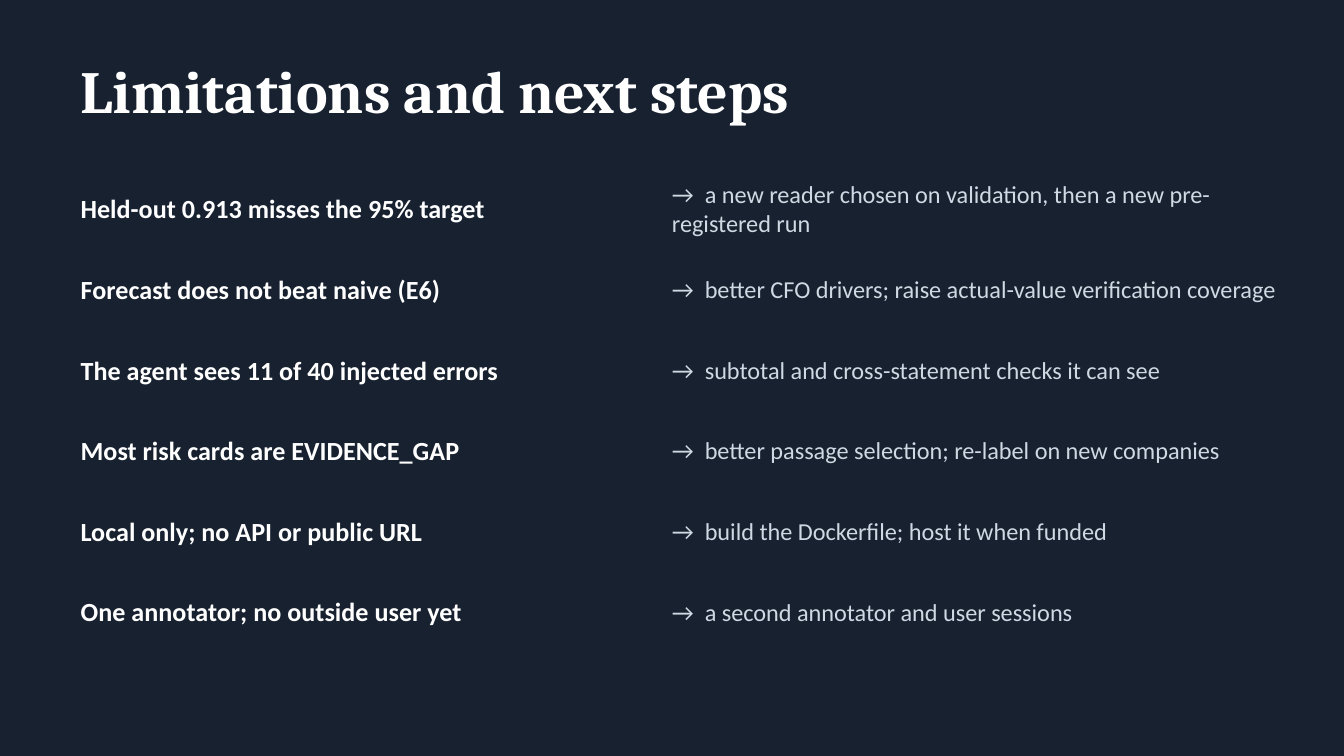
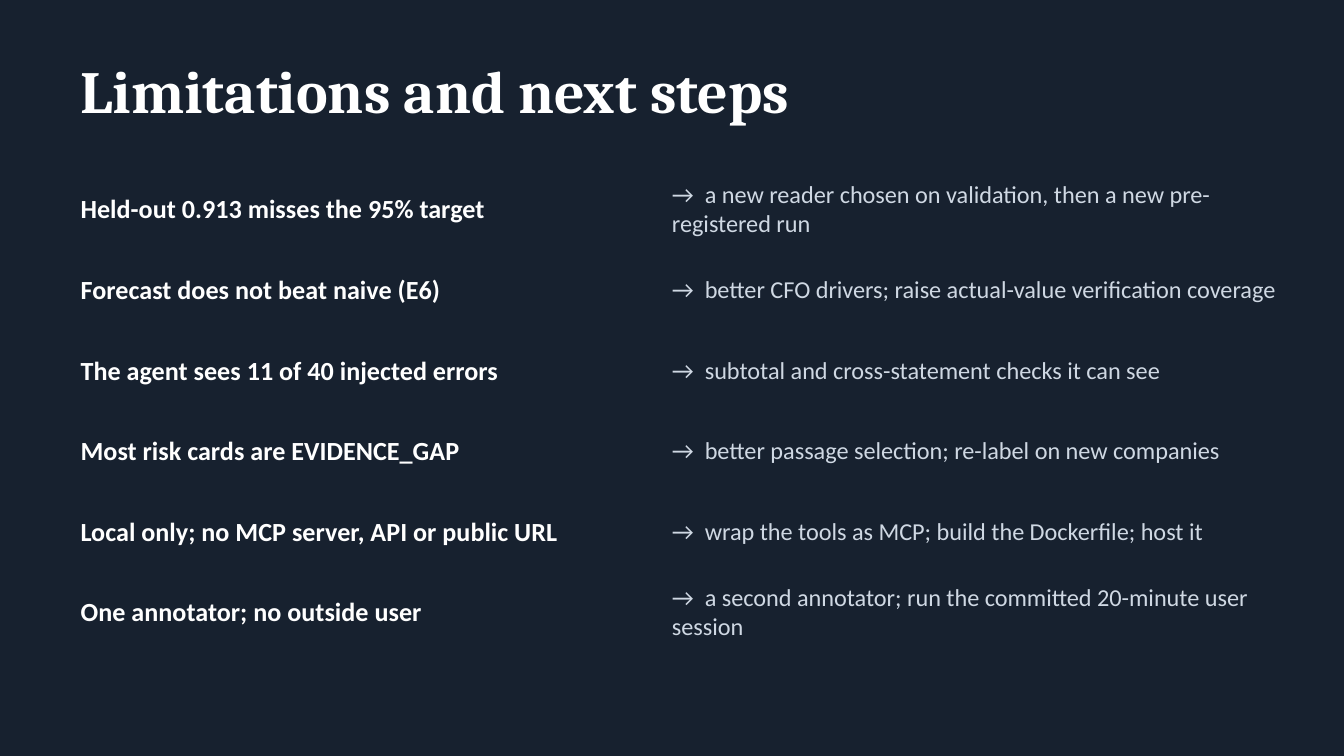
Before and after one commit to vojha95/finagent, a slide deck: slide 22 of docs/FinAgent_deck.pptx (slide 12 before the commit). Drawn at 1344x756 pixels with LibreOffice and Linux fonts; fonts in the diff are those of the drawing. Boxes give left, top, right and bottom in pixels: in the first picture for what was removed or moved away, otherwise in the second. Text is boxed around its words. In the diff, an @@ line names an element or a change of style, - is before the commit and + after.

```diff
--- a/docs/FinAgent_deck.pptx
+++ b/docs/FinAgent_deck.pptx
@@ text at (81, 522, 557, 545): text changed @@
-Local only; no API or public URL
+Local only; no MCP server, API or public URL
@@ text at (705, 523, 1203, 544): text changed @@
-→ build the Dockerfile; host it when funded
+→ wrap the tools as MCP; build the Dockerfile; host it
@@ text at (672, 589, 1248, 635): text changed @@
-→ a second annotator and user sessions
+→ a second annotator; run the committed 20-minute user session
@@ text at (81, 602, 422, 625): text changed @@
-One annotator; no outside user yet
+One annotator; no outside user
```
Also in this commit, not shown: 8 other slides changed, 12 slides added, 1 slide removed, 1 other file.
